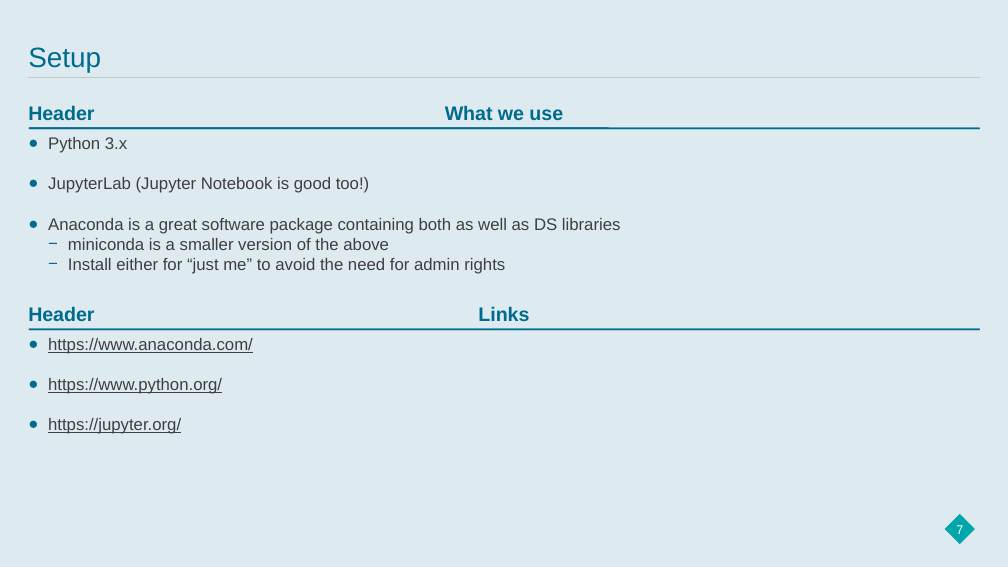
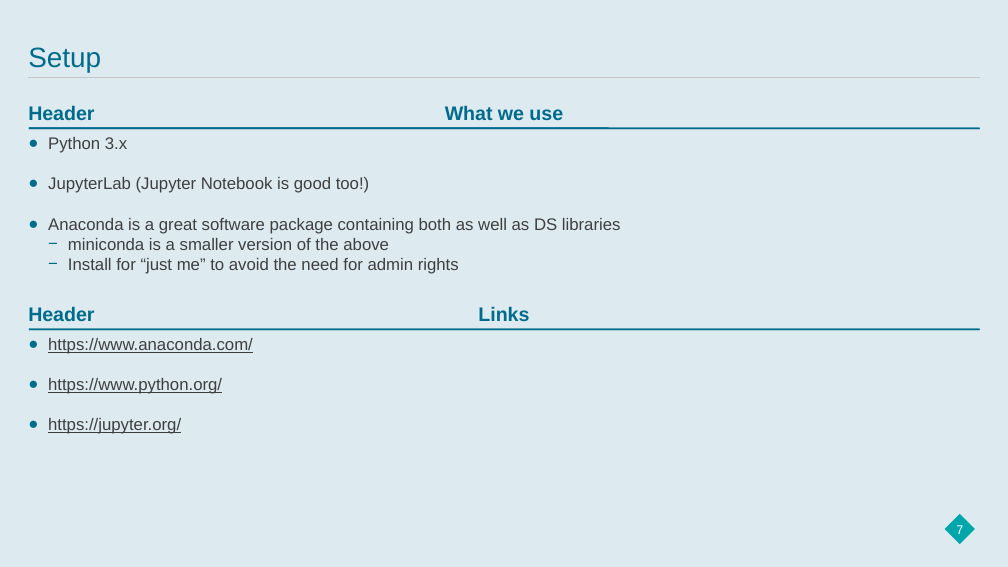
Before and after one commit to hanewinckel/ppas-python, a slide deck: slide 7 of Presentations/PPAS_BasicDataManipulation-Python.pptx. Drawn at 1008x567 pixels with LibreOffice and Linux fonts; fonts in the diff are those of the drawing; background and template pictures are left out. Boxes give left, top, right and bottom in pixels: in the first picture for what was removed or moved away, otherwise in the second. Text is boxed around its words. In the diff, an @@ line names an element or a change of style, - is before the commit and + after.

```diff
--- a/Presentations/PPAS_BasicDataManipulation-Python.pptx
+++ b/Presentations/PPAS_BasicDataManipulation-Python.pptx
@@ text at <box>68,258,459,274</box>: text changed @@
-  − Install either for “just me” to avoid the need for admin rights
+  − Install for “just me” to avoid the need for admin rights
```
Also in this commit, not shown: 2 other slides changed, 4 slides added, 1 slide removed.
